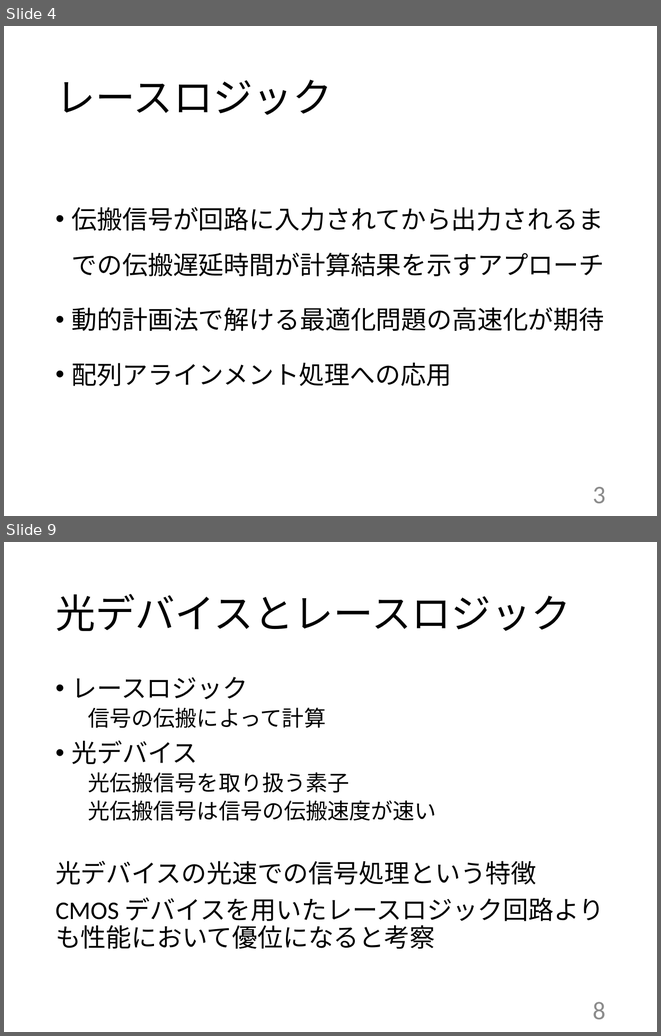
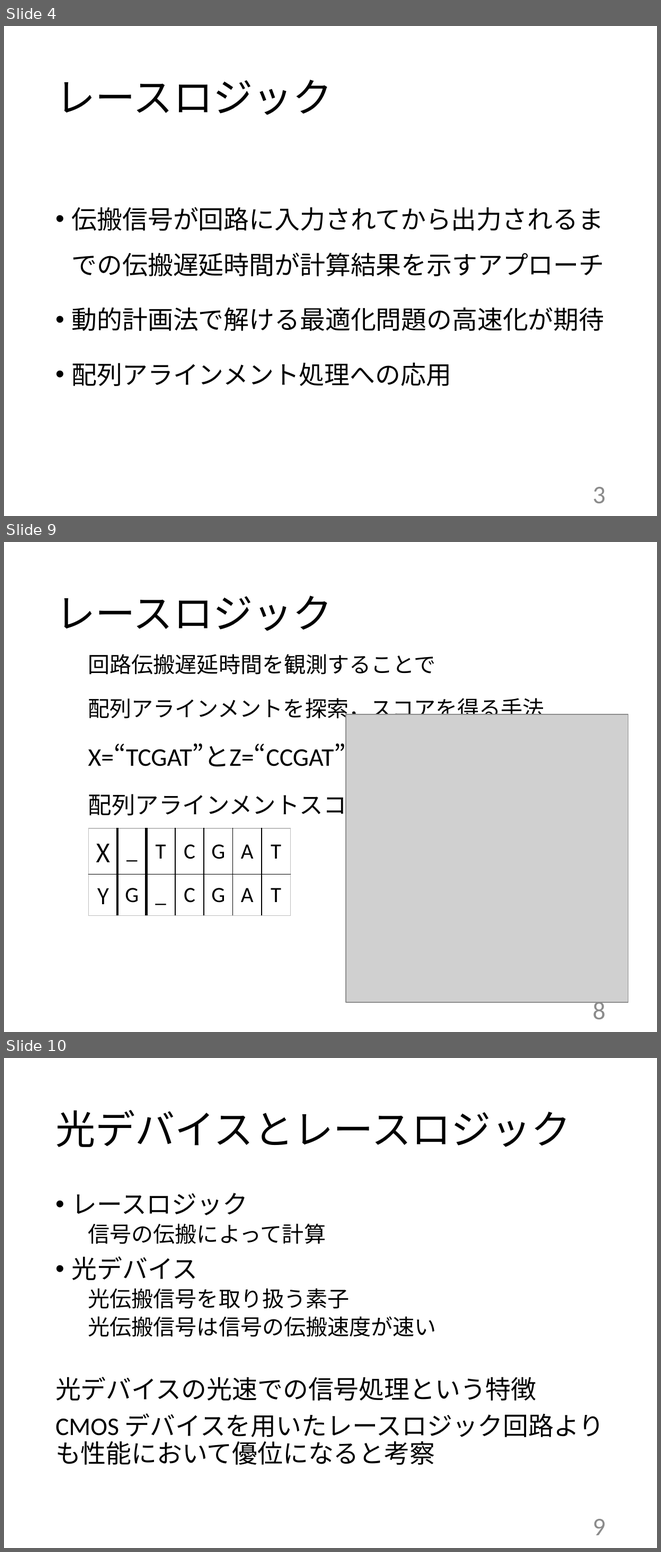
Before and after one commit to ArinanirA/ThesisFY2017M_RinaAsai, a slide deck: 修論発表rina.pptx. Shown one above the other, each under a label of ours: slides 4 and 9 before the commit, slides 4, 9 and 10 after it; the slides between them are not shown. The pictures are 661x1036 and 661x1552 pixels, drawn with LibreOffice and Linux fonts; fonts in the diff are those of the drawing; grey boxes stand for pictures. Boxes give left, top, right and bottom in pixels: in the first picture for what was removed or moved away, otherwise in the second. Text is boxed around its words. In the diff, an @@ line names an element or a change of style, - is before the commit and + after.

```diff
--- a/修論発表rina.pptx
+++ b/修論発表rina.pptx
@@ slide 9 added at box(4, 542, 657, 1032), background #FFFFFF @@
@@ title added at box(55, 596, 333, 631), 44 pt, text #000000 @@
+レースロジック
@@ text added at box(88, 654, 545, 819), 24 pt, text #000000 @@
+  回路伝搬遅延時間を観測することで
+  配列アラインメントを探索，スコアを得る手法
+  X=“TCGAT”とZ=“CCGAT”
+  配列アラインメントスコア：6
@@ picture added at box(346, 714, 628, 1003) @@
@@ table added at box(89, 828, 290, 915), 2 rows, 7 columns @@
+X | _ | T | C | G | A | T
+Y | G | _ | C | G | A | T
@@ page number added at box(593, 998, 606, 1019), 28 pt, text #8C8C8C @@
+8
@@ what was slide 9 is now slide 10 @@
@@ page number at box(593, 1519, 606, 1535): text changed @@
-8
+9
```
Also in this commit, not shown: 16 slides changed, 10 other slides added, 8 slides removed, 5 other files.
